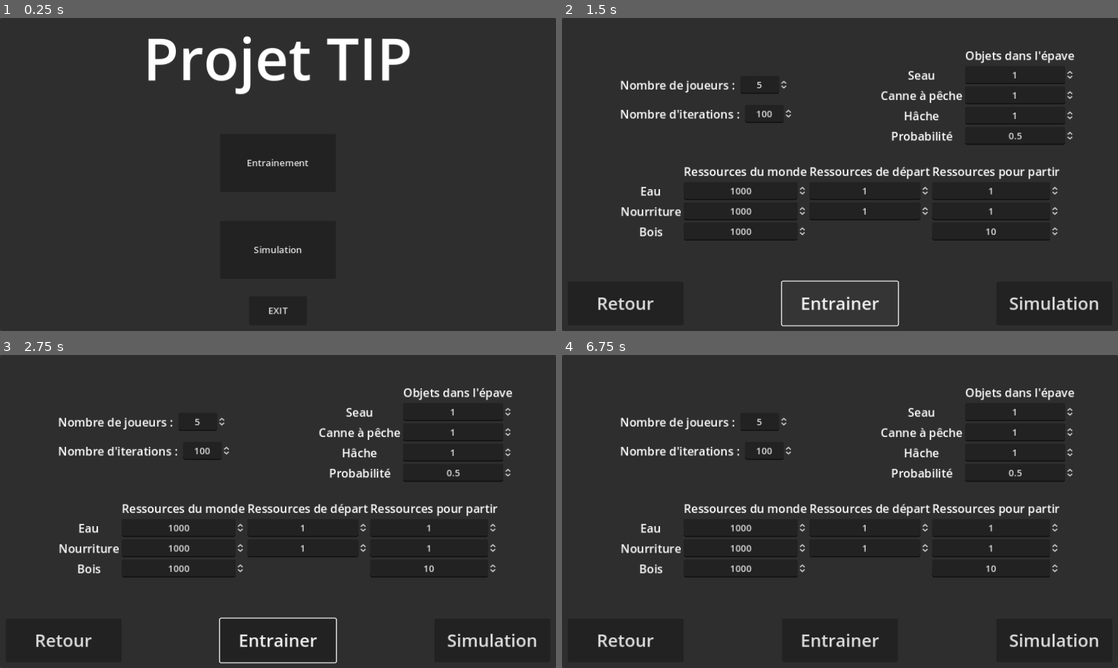
Above: before the commit, frames 1-4 (two rows, left to right).
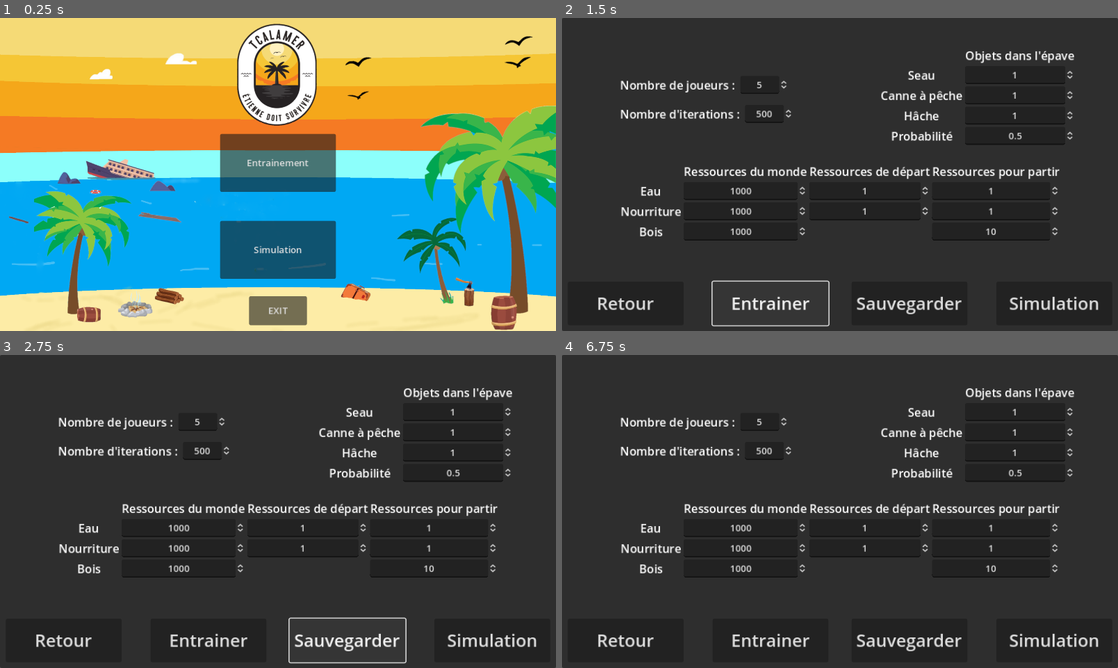
Above: after the commit, the same moments.

Repository: lbo462/tcalamer
Game: Godot game, scene res://scenes/main_app.tscn
Same seed, same stepped clock (60 frames per second), same inputs: the game is played once before the commit and once after it.
Inputs (mouse positions are in pixels of both pictures, inside the frame that each line leads up to):
- Up to frame 1 (0.25 s): no input
- Up to frame 2 (1.5 s): click "Entrainement" at 0.5 s; click "Entrainer" at 1.25 s
- Up to frame 3 (2.75 s): click (344, 639) at 2 s, where only the run after the commit has a clickable "Sauvegarder"
- Up to frame 4 (6.75 s): click "Retour" at 2.75 s; click "Simulation" at 3.5 s; click "START" at 4.25 s; click "START" at 5 s; click "Retour" at 5.75 s; click "Entrainement" at 6.5 s

The runs differ from the first frame. In frame 1, 99% of the frame differs, in the area x 0-100%, y 0-100%; in frame 2, 1.3%; in frame 3, 1.3%; in frame 4, 0.8%.

Commit message:
added save button

Diff:
--- a/scenes/main_app.tscn
+++ b/scenes/main_app.tscn
@@ -1,7 +1,8 @@
-[gd_scene load_steps=4 format=3 uid="uid://bksh85gqn8ccw"]
+[gd_scene load_steps=5 format=3 uid="uid://bksh85gqn8ccw"]
 
 [ext_resource type="PackedScene" uid="uid://c4qifkwmg5ald" path="res://scenes/simulation.tscn" id="1_fd2rt"]
 [ext_resource type="Script" path="res://scripts/main_app.gd" id="1_o38ed"]
+[ext_resource type="Texture2D" uid="uid://cqpl3kplkes8n" path="res://images/EcranFinal.png" id="2_1q8cj"]
 [ext_resource type="PackedScene" uid="uid://cb8j18rqiw7v3" path="res://scenes/training_ui.tscn" id="3_ndj38"]
 
 [node name="App" type="Node"]
@@ -15,7 +16,18 @@
 grow_horizontal = 2
 grow_vertical = 2
 
+[node name="TextureRect" type="TextureRect" parent="MainMenu"]
+layout_mode = 1
+anchors_preset = 15
+anchor_right = 1.0
+anchor_bottom = 1.0
+grow_horizontal = 2
+grow_vertical = 2
+texture = ExtResource("2_1q8cj")
+expand_mode = 1
+
 [node name="Background" type="Panel" parent="MainMenu"]
+visible = false
 layout_mode = 1
 anchors_preset = 15
 anchor_right = 1.0
@@ -24,6 +36,7 @@
 grow_vertical = 2
 
 [node name="Title" type="Label" parent="MainMenu"]
+visible = false
 layout_mode = 1
 anchors_preset = 10
 anchor_right = 1.0
@@ -82,6 +95,7 @@
 [node name="Simulation" parent="." instance=ExtResource("1_fd2rt")]
 
 [node name="TrainingUI" parent="." instance=ExtResource("3_ndj38")]
+visible = false
 
 [connection signal="pressed" from="MainMenu/ButtonTraining" to="." method="hide_main_menu"]
 [connection signal="pressed" from="MainMenu/ButtonTraining" to="TrainingUI" method="show_training_ui"]
--- a/scenes/training_ui.tscn
+++ b/scenes/training_ui.tscn
@@ -65,7 +65,7 @@
 min_value = 10.0
 max_value = 1000.0
 step = 10.0
-value = 100.0
+value = 500.0
 alignment = 1
 
 [node name="Objects" type="GridContainer" parent="."]
@@ -272,45 +272,43 @@
 alignment = 1
 
 [node name="BackButton" type="Button" parent="."]
-layout_mode = 1
-anchors_preset = 2
-anchor_top = 1.0
-anchor_bottom = 1.0
+layout_mode = 2
 offset_left = 10.0
-offset_top = -85.0
+offset_top = 455.0
 offset_right = 210.0
-offset_bottom = -10.0
+offset_bottom = 530.0
 grow_vertical = 0
 theme_override_font_sizes/font_size = 30
 text = "Retour"
 
 [node name="TrainButton" type="Button" parent="."]
-layout_mode = 1
-anchors_preset = 7
-anchor_left = 0.5
-anchor_top = 1.0
-anchor_right = 0.5
-anchor_bottom = 1.0
-offset_left = -100.0
-offset_top = -85.0
-offset_right = 100.0
-offset_bottom = -10.0
+layout_mode = 2
+offset_left = 260.0
+offset_top = 455.0
+offset_right = 460.0
+offset_bottom = 530.0
 grow_horizontal = 2
 grow_vertical = 0
 theme_override_font_sizes/font_size = 30
 text = "Entrainer"
 
+[node name="SaveButton" type="Button" parent="."]
+layout_mode = 2
+offset_left = 500.0
+offset_top = 455.0
+offset_right = 700.0
+offset_bottom = 530.0
+grow_horizontal = 2
+grow_vertical = 0
+theme_override_font_sizes/font_size = 30
+text = "Sauvegarder"
+
 [node name="SimulationButton" type="Button" parent="."]
-layout_mode = 1
-anchors_preset = 3
-anchor_left = 1.0
-anchor_top = 1.0
-anchor_right = 1.0
-anchor_bottom = 1.0
-offset_left = -210.0
-offset_top = -85.0
-offset_right = -10.0
-offset_bottom = -10.0
+layout_mode = 2
+offset_left = 750.0
+offset_top = 455.0
+offset_right = 950.0
+offset_bottom = 530.0
 grow_horizontal = 0
 grow_vertical = 0
 theme_override_font_sizes/font_size = 30
@@ -321,4 +319,5 @@
 
 [connection signal="pressed" from="BackButton" to="." method="_on_back_button_pressed"]
 [connection signal="pressed" from="TrainButton" to="." method="_on_train_button_pressed"]
+[connection signal="pressed" from="SaveButton" to="." method="_on_save_button_pressed"]
 [connection signal="pressed" from="SimulationButton" to="." method="_on_simulation_button_pressed"]
--- a/scripts/simulation.gd
+++ b/scripts/simulation.gd
@@ -96,16 +96,15 @@
 
 	$GameOverScreen.hide()
 	$WorldUI/StartButton.disabled = true
-	#var headers = ["Content-Type: application/json"]
-	#$HTTPRequestBrain.request("http://localhost:8000/check-brain", headers, HTTPClient.METHOD_GET)
-	_run_simulation()
+	var headers = ["Content-Type: application/json"]
+	$HTTPRequestBrain.request("http://localhost:8000/check-brain", headers, HTTPClient.METHOD_GET)
+	#_run_simulation()
 
 func _on_request_completed_brains(_result, response_code, _headers, _body):
 	if response_code == 200:
 		_run_simulation()
 	else:
 		$WorldUI/StartButton.disabled = false
-		print("no brains")
 
 func _run_simulation():
 	var json_as_text = FileAccess.get_file_as_string(json_path)
@@ -118,15 +117,11 @@
 		_start_simulation(json)
 	else:
 		$WorldUI/StartButton.disabled = false
-		print("no game")
 
 func _start_simulation(json: Dictionary):
 
 	#var json_as_text = FileAccess.get_file_as_string(game_json_path)
 	#var json_as_dict = JSON.parse_string(json_as_text)
-
-	#sprint("start")
-	#print(json)
 
 	var initial_state = json["initial_state"]
 
--- a/scripts/training_ui.gd
+++ b/scripts/training_ui.gd
@@ -5,8 +5,6 @@
 
 var DIR = OS.get_executable_path().get_base_dir()
 var json_path = DIR.path_join("DATA/data.json")
-
-var game_data: Dictionary
 
 func _ready():
 	hide_training_ui()
@@ -38,8 +36,11 @@
 	hide_training_ui()
 	go_to_simulation.emit()
 
-func train():
-	game_data = {
+func _on_save_button_pressed():
+	_save_data(_get_game_data())
+
+func _get_game_data():
+	return {
 		"number_of_players": get_node("Players/NbPlayersInput").value,
 		"wreck_probability": get_node("Objects/ProbabiliyValue").value,
 		"bucket_amount": get_node("Objects/BucketNumber").value,
@@ -54,28 +55,24 @@
 		"initial_water_surviving_factor": get_node("Ressources/S_WaterNumber").value,
 		"initial_food_surviving_factor": get_node("Ressources/S_FoodNumber").value
 	}
+
+func train():
+	var game_data = _get_game_data()
 	var training_data = {
 		"ge_params": game_data,
 		"iter_amount": get_node("Iterations/NbIterationsInput").value
 	}
 
-	#DirAccess.remove_absolute(pth_path)
-	#OS.execute(interpreter_path, [script_path, JSON.stringify(training_data)])
-	#_save_data()
+	_save_data(game_data)
+
 	var headers = ["Content-Type: application/json"]
 	$HTTPRequest.request_completed.connect(_on_request_completed)
 	$HTTPRequest.request("http://localhost:8000/train", headers, HTTPClient.METHOD_POST, JSON.stringify(training_data))
 
-func _on_request_completed(_result, response_code, _headers, _body):
-	if response_code == 200:
-		# var json = JSON.parse_string(body.get_string_from_utf8())
-		_save_data()
-		_activate_buttons()
-	else:
-		_activate_buttons()
-		print("not ok")
+func _on_request_completed(_result, _response_code, _headers, _body):
+	_activate_buttons()
 
-func _save_data():
+func _save_data(game_data: Dictionary):
 	var file = FileAccess.open(json_path, FileAccess.WRITE)
 	file.store_line(JSON.stringify(game_data))
 
@@ -83,8 +80,10 @@
 	$BackButton.disabled = true
 	$TrainButton.disabled = true
 	$SimulationButton.disabled = true
+	$SaveButton.disabled = true
 
 func _activate_buttons():
 	$BackButton.disabled = false
 	$TrainButton.disabled = false
 	$SimulationButton.disabled = false
+	$SaveButton.disabled = false
Binary file added: images/EcranFinal.png
Not shown, added: images/EcranFinal.png.import
